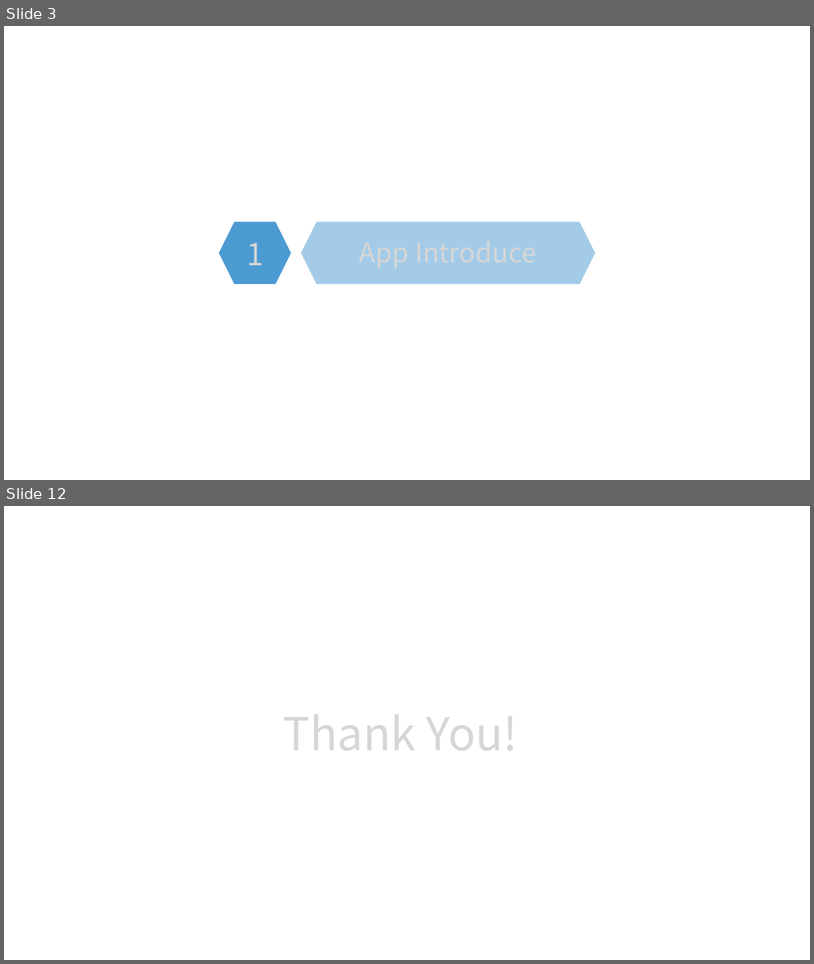
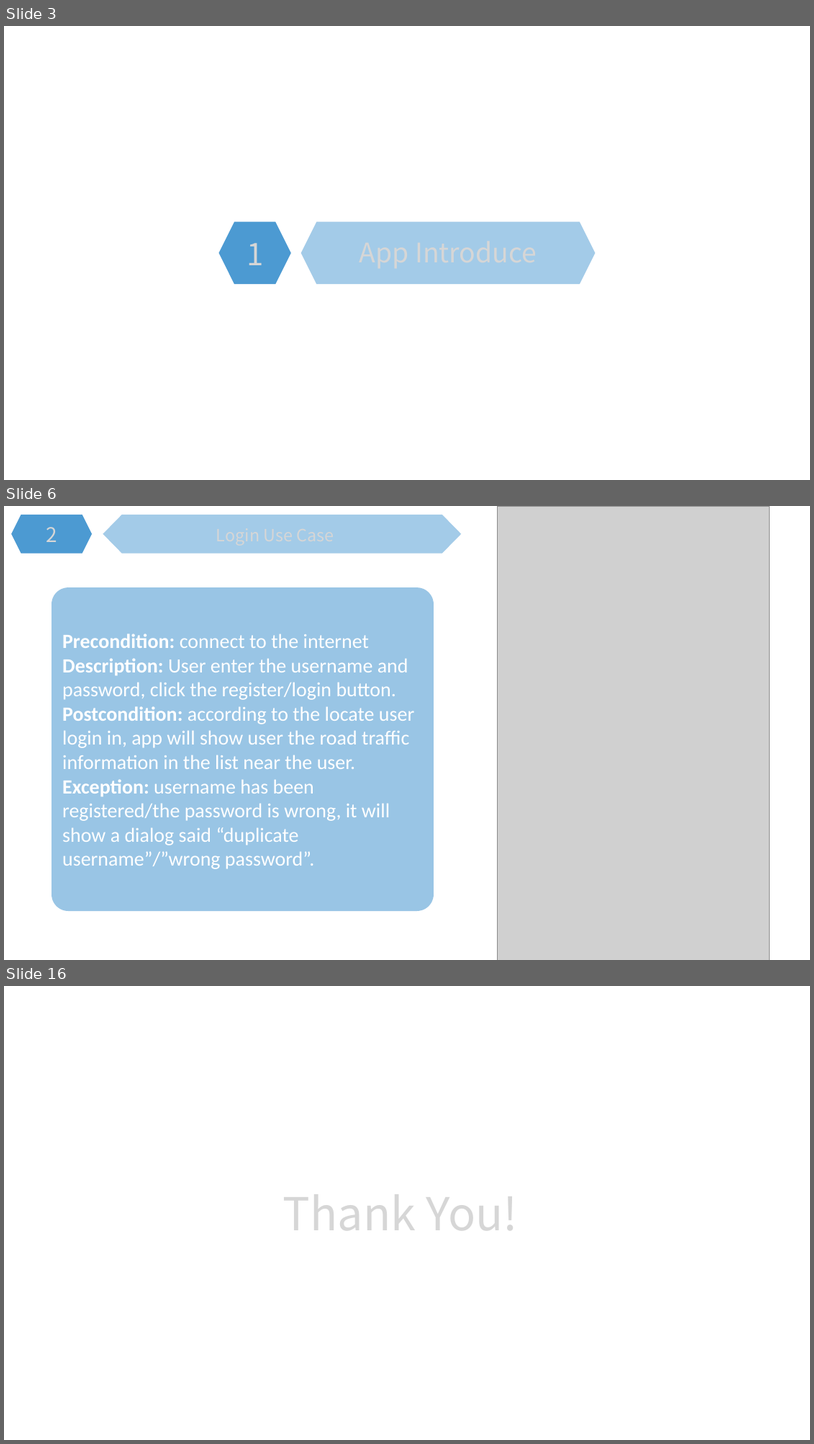
Before and after one commit to MobileApps-BJTU/RoadCondition, a slide deck: BuDu.pptx. Shown one above the other, each under a label of ours: slides 3 and 12 before the commit, slides 3, 6 and 16 after it; the slides between them are not shown. The pictures are 814x964 and 814x1444 pixels, drawn with LibreOffice and Linux fonts; fonts in the diff are those of the drawing; grey boxes stand for pictures; background and template pictures are left out. Boxes give left, top, right and bottom in pixels: in the first picture for what was removed or moved away, otherwise in the second. Text is boxed around its words. In the diff, an @@ line names an element or a change of style, - is before the commit and + after.

```diff
--- a/BuDu.pptx
+++ b/BuDu.pptx
@@ slide 6 added at [4,506,810,960], background picture (left out) @@
@@ group added at [11,515,462,554]: 2 texts, 1 hexagon, 1 freeform shape @@
+2
+Login Use Case
@@ picture added at [498,506,770,960] @@
@@ rounded rectangle added at [52,587,434,911], fill #0070C0 at 40% opacity, 24 pt, text #FFFFFF @@
+Precondition: connect to the internet
+Description: User enter the username and password, click the register/login button.
+Postcondition: according to the locate user login in, app will show user the road traffic information in the list near the user.
+Exception: username has been registered/the password is wrong, it will show a dialog said “duplicate username”/”wrong password”.
@@ what was slide 12 is now slide 16 @@
```
Also in this commit, not shown: 9 slides changed, 3 other slides added, 5 other files.
